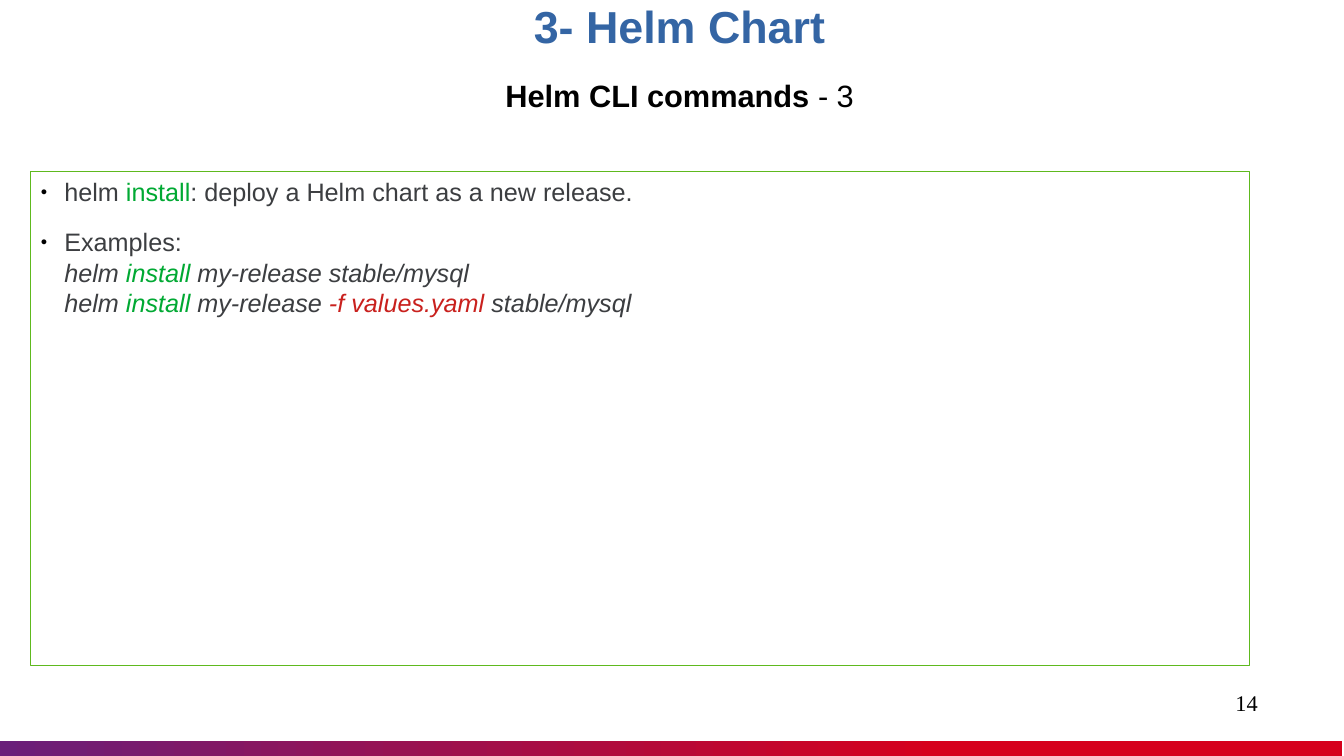
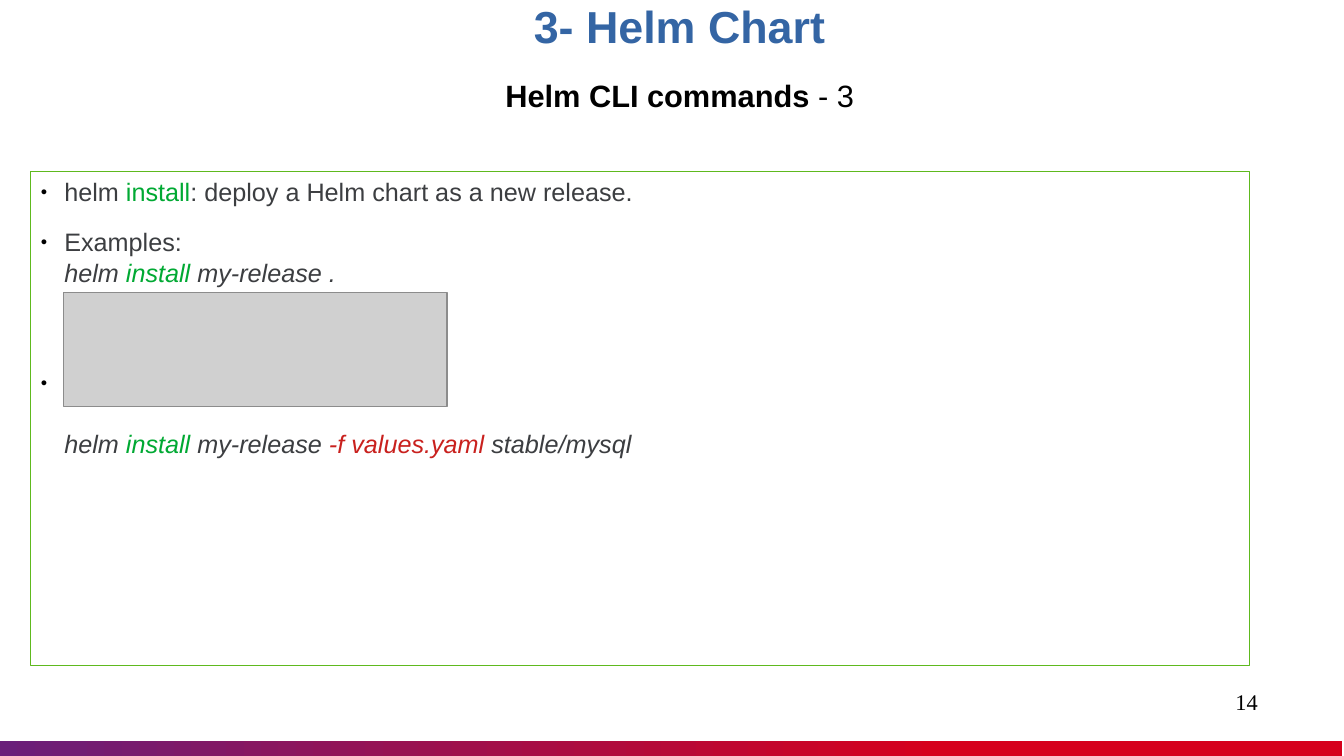
Before and after one commit to nashtech-garage/azure-devops-ci-cd, a slide deck: slide 14 of helm/documents/Helm_Knowledge_Sharing.pptx. Drawn at 1344x756 pixels with LibreOffice and Linux fonts; fonts in the diff are those of the drawing; grey boxes stand for pictures. Boxes give left, top, right and bottom in pixels: in the first picture for what was removed or moved away, otherwise in the second. Text is boxed around its words. In the diff, an @@ line names an element or a change of style, - is before the commit and + after.

Commit message:
helm: update document

```diff
--- a/helm/documents/Helm_Knowledge_Sharing.pptx
+++ b/helm/documents/Helm_Knowledge_Sharing.pptx
@@ text in rectangle at <box>64,232,631,458</box>: text changed @@
-● Examples:
-  helm install my-release stable/mysql
-  helm install my-release -f values.yaml stable/mysql
+● Examples:
+  helm install my-release .
+● helm install my-release -f values.yaml stable/mysql
@@ picture added at <box>64,292,447,407</box> @@
```
Also in this commit, not shown: 5 other slides changed.
